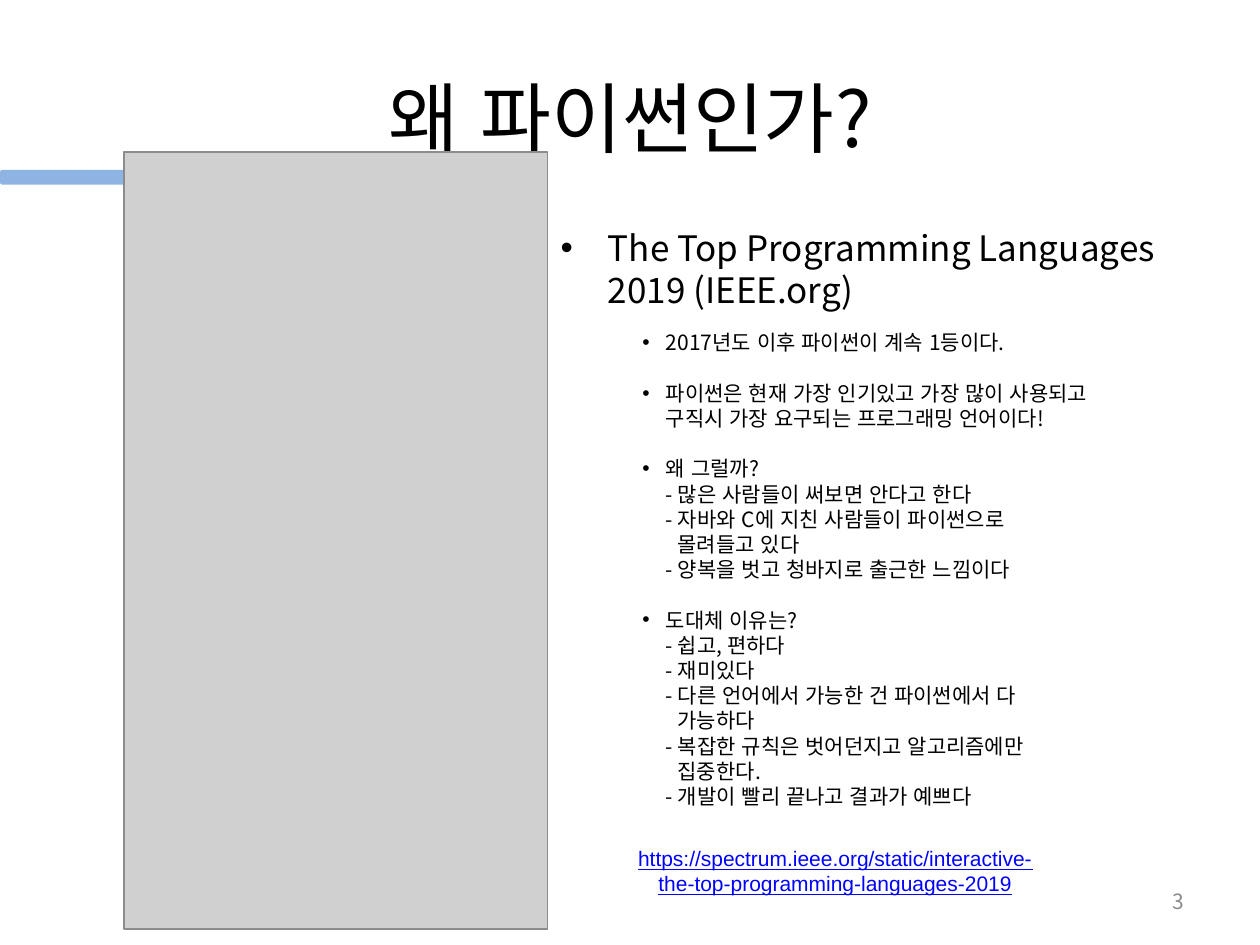
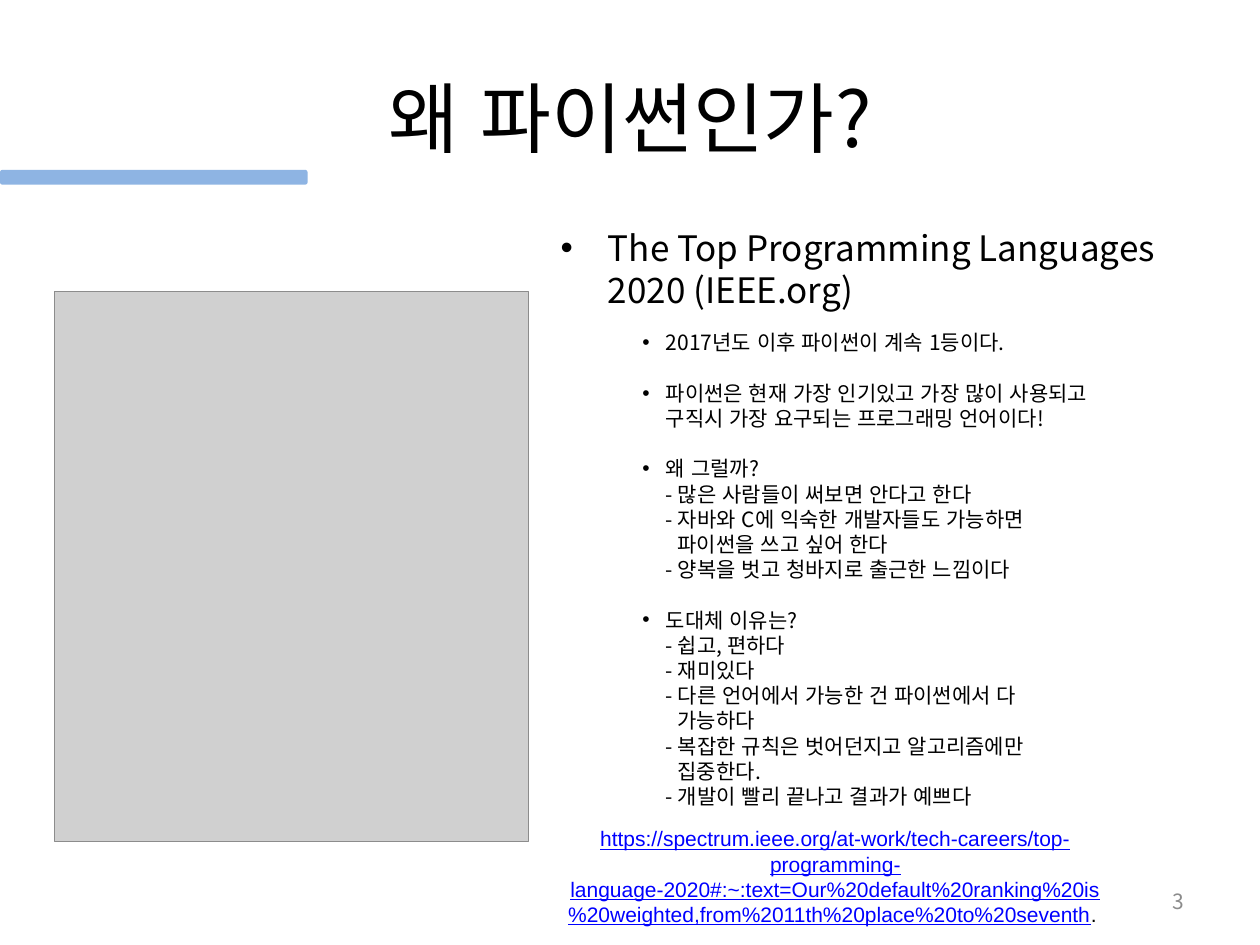
Before and after one commit to gubosd/lecture18, a slide deck: slide 3 of (2021.06.21) 1_파이썬 기초.pptx. Drawn at 1260x945 pixels with LibreOffice and Linux fonts; fonts in the diff are those of the drawing; grey boxes stand for pictures. Boxes give left, top, right and bottom in pixels: in the first picture for what was removed or moved away, otherwise in the second. Text is boxed around its words. In the diff, an @@ line names an element or a change of style, - is before the commit and + after.

```diff
--- a/(2021.06.21) 1_파이썬 기초.pptx
+++ b/(2021.06.21) 1_파이썬 기초.pptx
@@ text at (608, 233, 1155, 312): text changed @@
-• The Top Programming Languages 2019 (IEEE.org)
+• The Top Programming Languages 2020 (IEEE.org)
@@ picture: place and size @@
-picture at (123, 152, 547, 930)
+picture at (54, 291, 528, 842)
@@ text at (666, 458, 1023, 579): text changed @@
-• 왜 그럴까?
-  - 많은 사람들이 써보면 안다고 한다
-  - 자바와 C에 지친 사람들이 파이썬으로
-  몰려들고 있다
-  - 양복을 벗고 청바지로 출근한 느낌이다
+• 왜 그럴까?
+  - 많은 사람들이 써보면 안다고 한다
+  - 자바와 C에 익숙한 개발자들도 가능하면
+  파이썬을 쓰고 싶어 한다
+  - 양복을 벗고 청바지로 출근한 느낌이다
@@ text at (568, 830, 1099, 927): text changed @@
-https://spectrum.ieee.org/static/interactive-the-top-programming-languages-2019
+https://spectrum.ieee.org/at-work/tech-careers/top-programming-language-2020#:~:text=Our%20default%20ranking%20is%20weighted,from%2011th%20place%20to%20seventh.
```
Also in this commit, not shown: 4 other slides changed.
